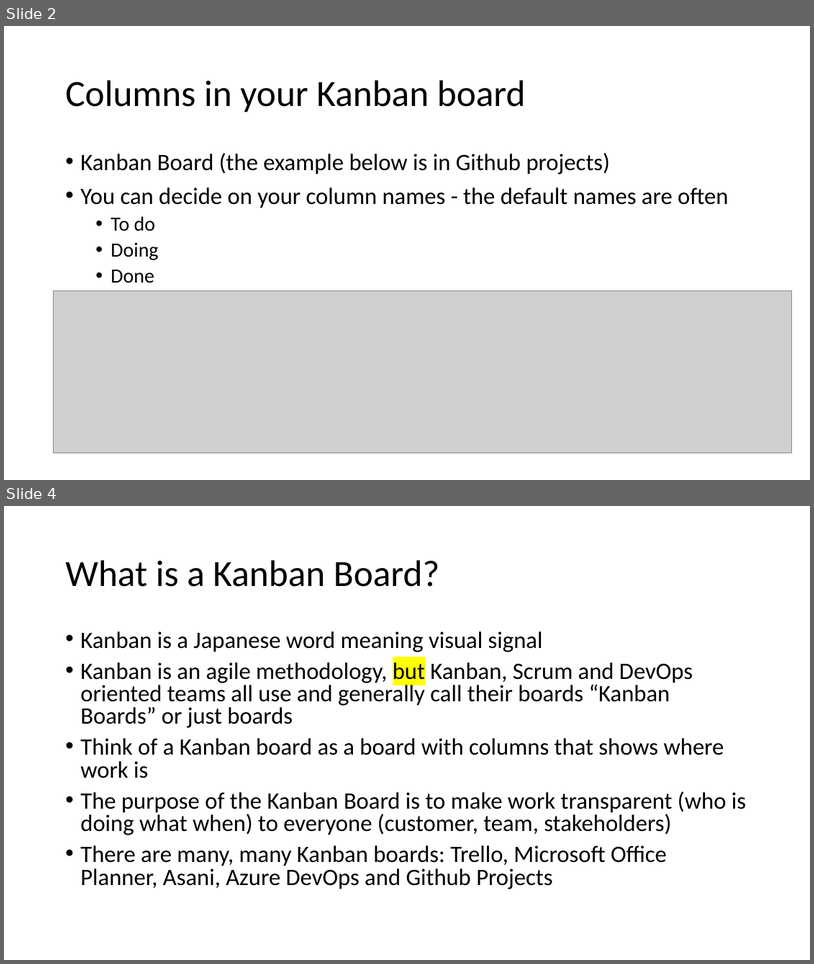
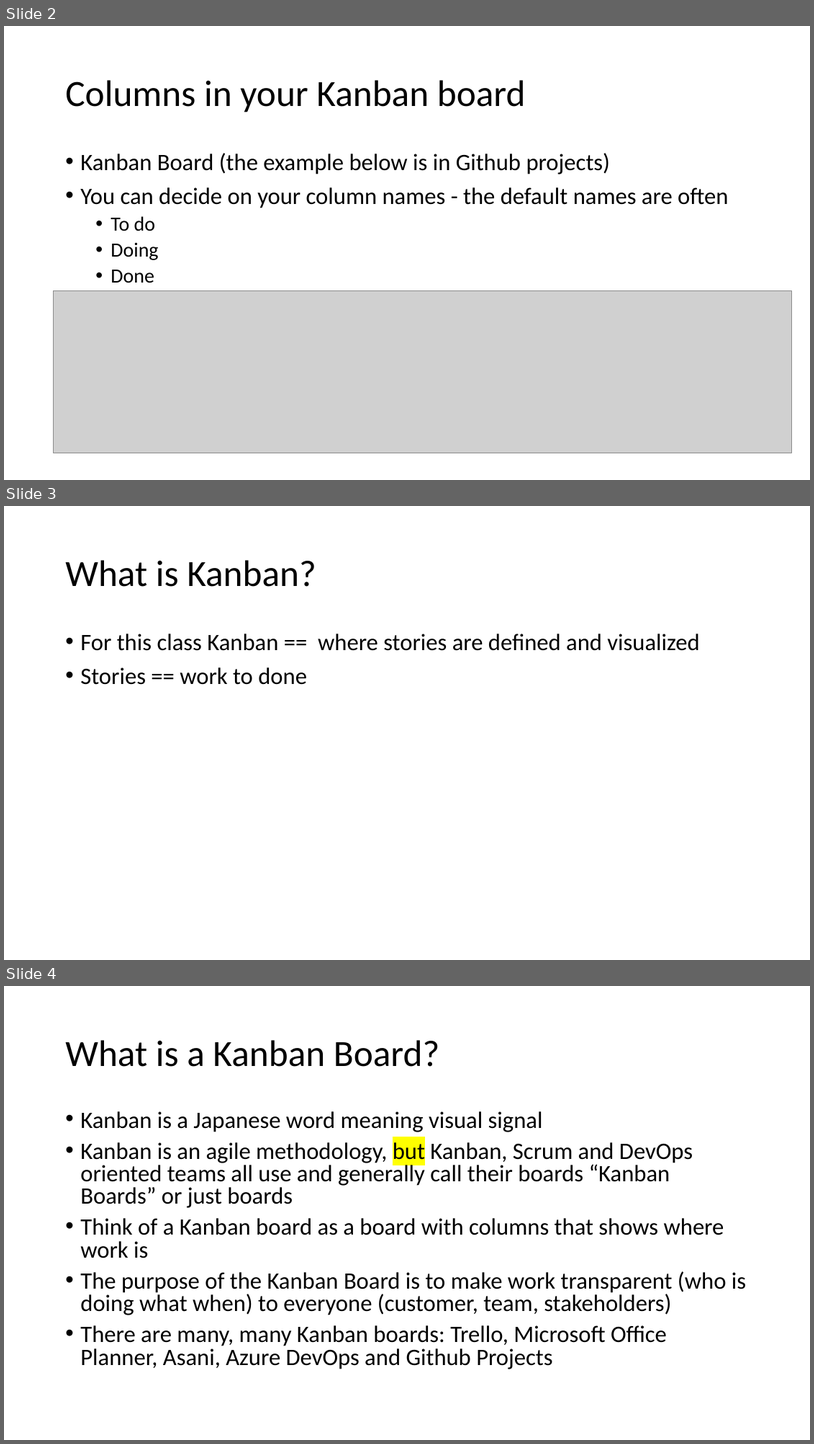
Before and after one commit to mschray/IPro497Sample, a slide deck: Course Content/What is Kanban (101).pptx. Shown one above the other, each under a label of ours: slides 2 and 4 before the commit, slides 2, 3 and 4 after it; the slides between them are not shown. The pictures are 814x964 and 814x1444 pixels, drawn with LibreOffice and Linux fonts; fonts in the diff are those of the drawing; grey boxes stand for pictures. Boxes give left, top, right and bottom in pixels: in the first picture for what was removed or moved away, otherwise in the second. Text is boxed around its words. In the diff, an @@ line names an element or a change of style, - is before the commit and + after.

Commit message:
Add files via upload
Updates for simplified desciption

```diff
--- a/Course Content/What is Kanban (101).pptx
+++ b/Course Content/What is Kanban (101).pptx
@@ slide 3 added at <box>4,506,810,960</box>, background #FFFFFF @@
@@ title added at <box>65,560,316,587</box>, 44 pt, text #000000 @@
+What is Kanban?
@@ text added at <box>80,633,700,685</box>, 28 pt, text #000000 @@
+• For this class Kanban == where stories are defined and visualized
+• Stories == work to done
```
